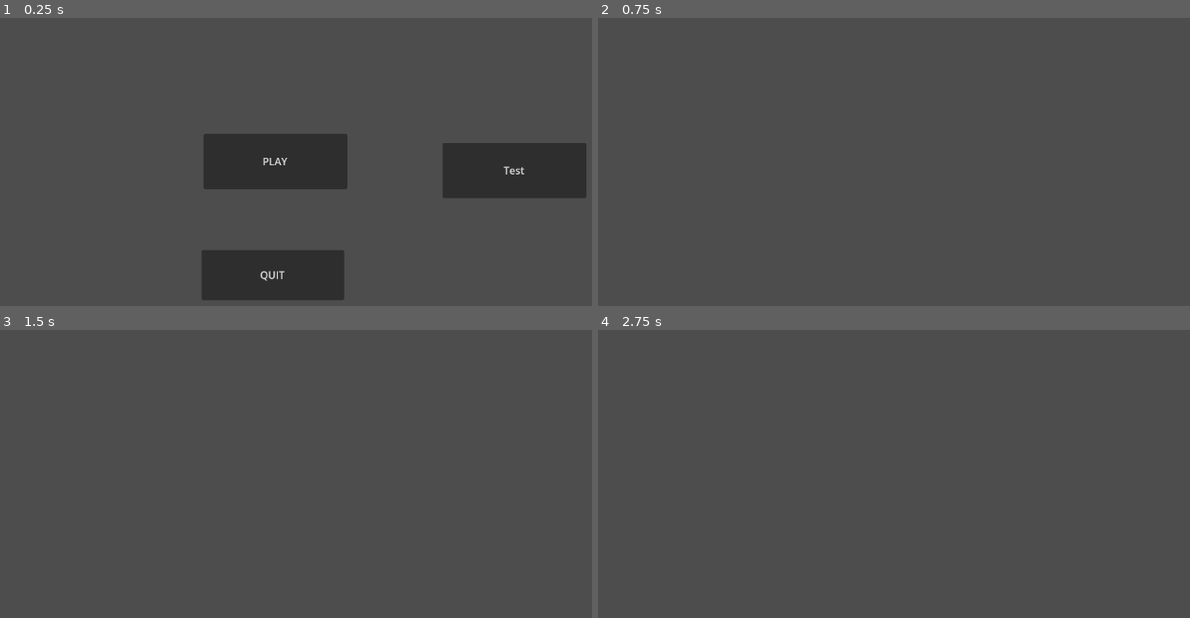
Above: before the commit, frames 1-4 (two rows, left to right).
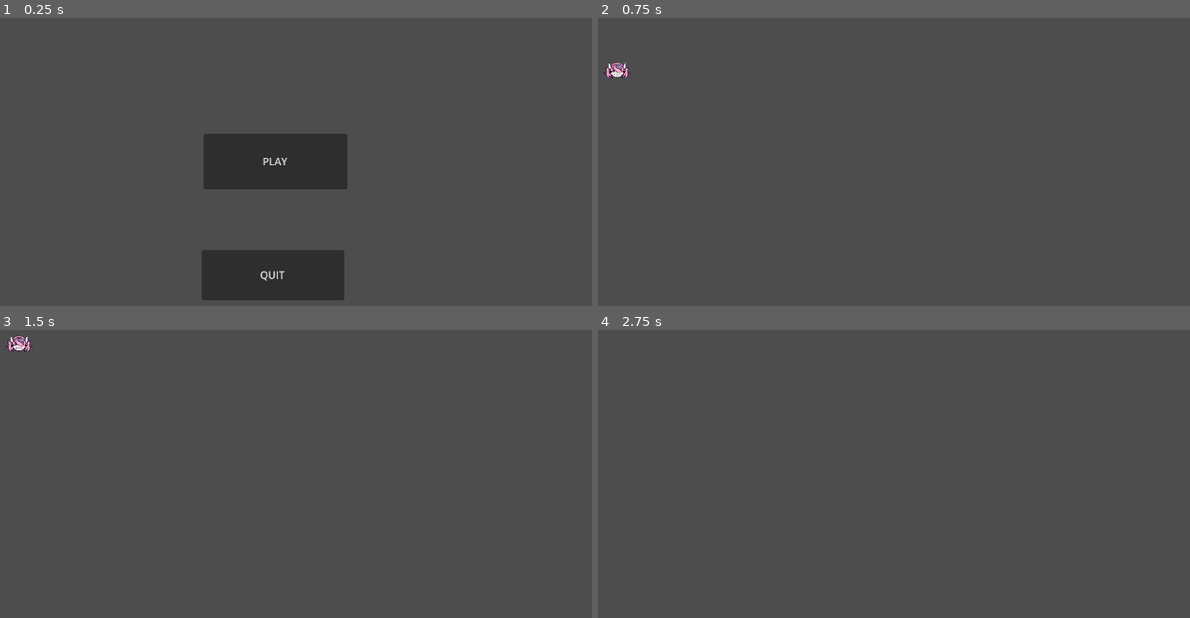
Above: after the commit, the same moments.

Repository: Robrverde/Cycling-Across-Japan-Until-I-Collect-1-million-Dollars-For-Charity
Game: Godot game, scene res://main.tscn
Two runs of this game, one before a commit and one after it. Both use one fixed random seed, a clock stepped at 60 frames per second and the inputs below.
Inputs:
- Up to frame 1 (0.25 s): no input
- Up to frame 2 (0.75 s): click "Test" (after the commit: "PLAY") at 0.5 s
- Up to frame 3 (1.5 s): tap Enter at 1.25 s; hold Up (ui_up) from 1.28 s (still down); tap Space (ui_select) at 1.35 s
- Up to frame 4 (2.75 s): keep holding Up (ui_up); tap Space (ui_select) at 1.52, 1.82, 2, 2.1, 2.27, 2.57 s

The runs differ from the first frame. In frame 1, 4.6% of the frame differs, in the area x 74-100%, y 43-63%; in frame 2, 0.2%; in frame 3, 0.2%; in frame 4, nothing differs.

Commit message:
Implemented basic movement for player and added sprites

Diff:
--- /dev/null
+++ b/CharacterBody2D.gd
@@ -0,0 +1,28 @@
+extends CharacterBody2D
+
+
+const SPEED = 300.0
+const JUMP_VELOCITY = -400.0
+
+# Get the gravity from the project settings to be synced with RigidBody nodes.
+var gravity = ProjectSettings.get_setting("physics/2d/default_gravity")
+
+
+func _physics_process(delta):
+	# Add the gravity.
+	if not is_on_floor():
+		velocity.y += gravity * delta
+
+	# Handle jump.
+	if Input.is_action_just_pressed("ui_select") and is_on_floor():
+		velocity.y = JUMP_VELOCITY
+
+	# Get the input direction and handle the movement/deceleration.
+	# As good practice, you should replace UI actions with custom gameplay actions.
+	var direction = Input.get_axis("ui_up", "ui_down")
+	if direction:
+		velocity.y = direction * SPEED
+	else:
+		velocity.y = move_toward(velocity.x, 0, SPEED)
+
+	move_and_slide()
--- /dev/null
+++ b/Player/player.gd
@@ -0,0 +1,28 @@
+extends CharacterBody2D
+
+
+const SPEED = 300.0
+const JUMP_VELOCITY = -400.0
+
+# Get the gravity from the project settings to be synced with RigidBody nodes.
+var gravity = ProjectSettings.get_setting("physics/2d/default_gravity")
+
+
+func _physics_process(delta):
+	# Add the gravity.
+	if not is_on_floor():
+		velocity.y += gravity * delta
+
+	# Handle jump.
+	if Input.is_action_just_pressed("ui_select") and is_on_floor():
+		velocity.y = JUMP_VELOCITY
+
+	# Get the input direction and handle the movement/deceleration.
+	# As good practice, you should replace UI actions with custom gameplay actions.
+	var direction = Input.get_axis("ui_up", "ui_down")
+	if direction:
+		velocity.y = direction * SPEED
+	else:
+		velocity.y = move_toward(velocity.x, 0, SPEED)
+
+	move_and_slide()
--- /dev/null
+++ b/Player/player.tscn
@@ -0,0 +1,30 @@
+[gd_scene load_steps=5 format=3 uid="uid://dps4jnvbe7vkp"]
+
+[ext_resource type="Script" path="res://Player/player.gd" id="1_rvnre"]
+[ext_resource type="Texture2D" uid="uid://ch7t7y2pgg2ee" path="res://Sprites/Power Ups/iron_mouse_icon.png" id="2_rstbo"]
+
+[sub_resource type="CapsuleShape2D" id="CapsuleShape2D_7ebrd"]
+
+[sub_resource type="SpriteFrames" id="SpriteFrames_sy648"]
+animations = [{
+"frames": [{
+"duration": 1.0,
+"texture": ExtResource("2_rstbo")
+}],
+"loop": true,
+"name": &"Idle",
+"speed": 5.0
+}]
+
+[node name="CharacterBody2D" type="CharacterBody2D"]
+script = ExtResource("1_rvnre")
+
+[node name="CollisionShape2D" type="CollisionShape2D" parent="."]
+position = Vector2(171, 110)
+shape = SubResource("CapsuleShape2D_7ebrd")
+
+[node name="AnimatedSprite2D" type="AnimatedSprite2D" parent="."]
+position = Vector2(171, 110)
+scale = Vector2(0.045166, 0.0446777)
+sprite_frames = SubResource("SpriteFrames_sy648")
+animation = &"Idle"
--- a/game_scene.tscn
+++ b/game_scene.tscn
@@ -1,3 +1,7 @@
-[gd_scene format=3 uid="uid://cwfkvtjqkt2ua"]
+[gd_scene load_steps=2 format=3 uid="uid://cwfkvtjqkt2ua"]
+
+[ext_resource type="PackedScene" uid="uid://dps4jnvbe7vkp" path="res://Player/player.tscn" id="1_armfp"]
 
 [node name="gameScene" type="Node2D"]
+
+[node name="CharacterBody2D" parent="." instance=ExtResource("1_armfp")]
--- a/main.tscn
+++ b/main.tscn
@@ -12,13 +12,6 @@
 offset_bottom = 297.0
 text = "PLAY"
 
-[node name="Start2" type="Button" parent="."]
-offset_left = 830.0
-offset_top = 225.0
-offset_right = 1054.0
-offset_bottom = 311.0
-text = "Test"
-
 [node name="Quit" type="Button" parent="."]
 offset_left = 455.0
 offset_top = 392.0
@@ -27,5 +20,4 @@
 text = "QUIT"
 
 [connection signal="pressed" from="Start" to="." method="_on_start_pressed"]
-[connection signal="pressed" from="Start2" to="." method="_on_start_pressed"]
 [connection signal="pressed" from="Quit" to="." method="_on_quit_pressed"]
Binary file added: Sprites/Obstacles/chris_sprite.png
Not shown, added: Sprites/Obstacles/chris_sprite.png.import
Binary file added: Sprites/Obstacles/orange_icon.png
Not shown, added: Sprites/Obstacles/orange_icon.png.import
Binary file added: Sprites/Obstacles/poste_def_sprite.png
Not shown, added: Sprites/Obstacles/poste_def_sprite.png.import
Binary file added: Sprites/Power Ups/iron_mouse_icon.png
Not shown, added: Sprites/Power Ups/iron_mouse_icon.png.import
Binary file added: Sprites/Power Ups/pete_icon.png
Not shown, added: Sprites/Power Ups/pete_icon.png.import
